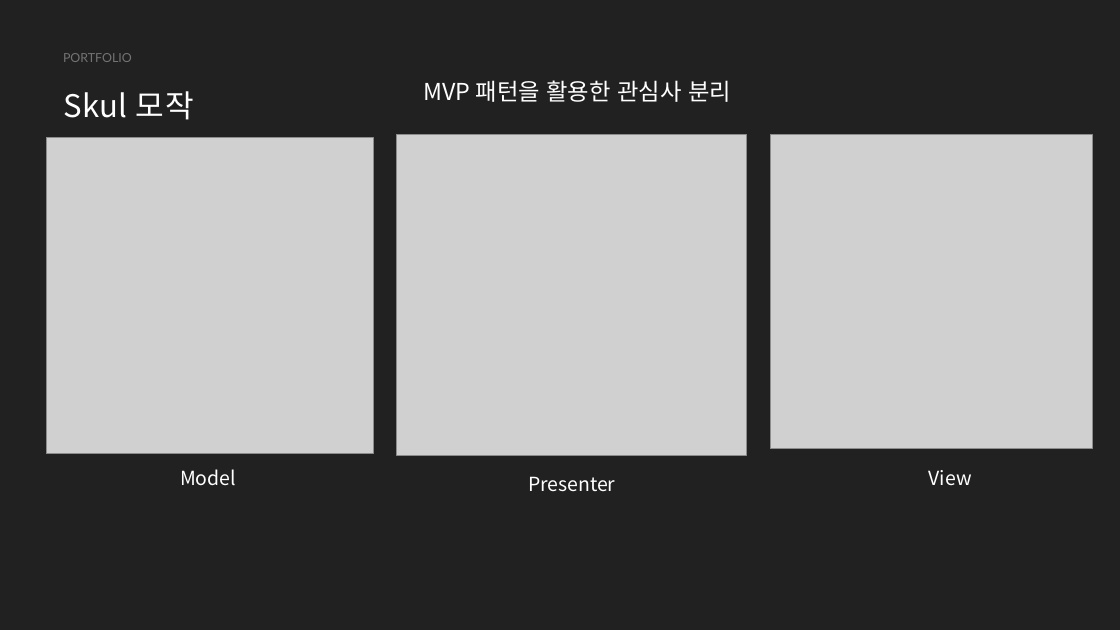
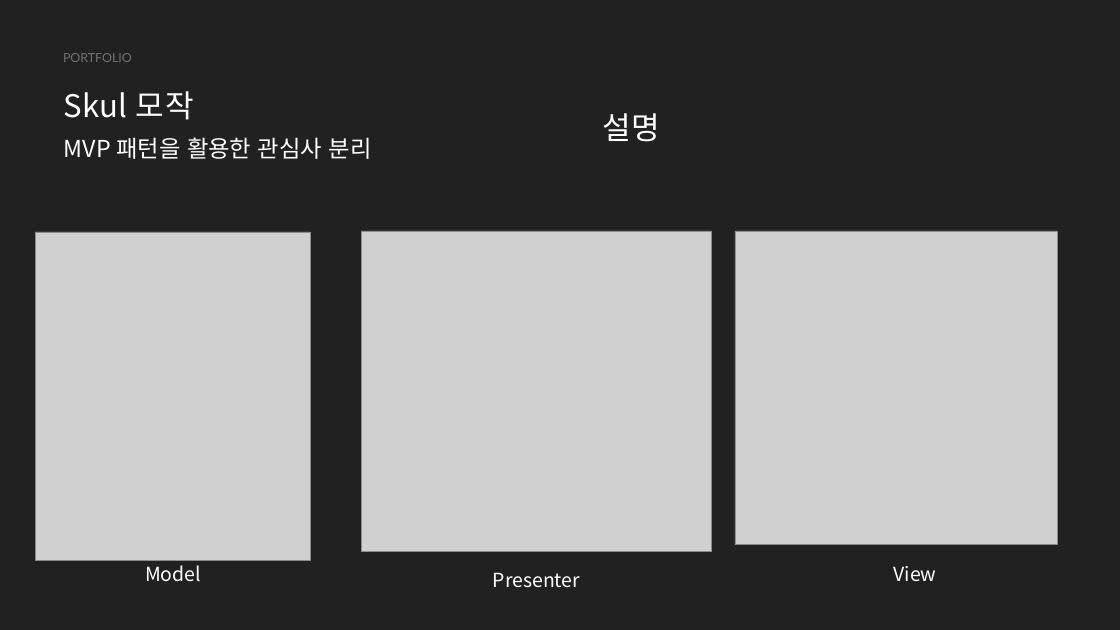
Before and after one commit to hanabi2356/Skul, a slide deck: slide 5 of 포트폴리오.pptx. Drawn at 1120x630 pixels with LibreOffice and Linux fonts; fonts in the diff are those of the drawing; grey boxes stand for pictures. Boxes give left, top, right and bottom in pixels: in the first picture for what was removed or moved away, otherwise in the second. Text is boxed around its words. In the diff, an @@ line names an element or a change of style, - is before the commit and + after.

```diff
--- a/포트폴리오.pptx
+++ b/포트폴리오.pptx
@@ text added at <box>603,113,661,142</box>, 40 pt, text #FFFFFF @@
+설명
@@ picture removed at <box>46,138,373,454</box> @@
@@ text "MVP 패턴을 활용한 관심사 분리": place and size @@
-text "MVP 패턴을 활용한 관심사 분리" at <box>423,80,731,102</box>
+text "MVP 패턴을 활용한 관심사 분리" at <box>64,137,372,159</box>
@@ picture added at <box>35,232,310,560</box> @@
@@ 3 texts, 2 pictures: place and size @@
-3 texts, 2 pictures at <box>180,135,1092,492</box>
+3 texts, 2 pictures at <box>145,231,1057,588</box>
```
Also in this commit, not shown: 6 other slides changed.
